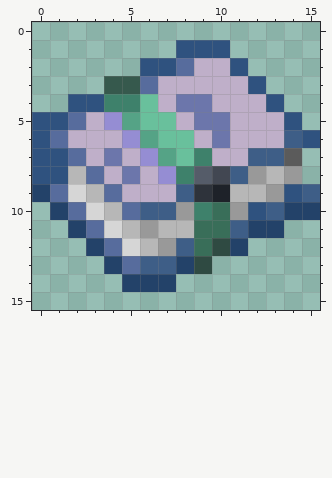
Pixel-art sprite -- client/public/images/effects/wind_burst.png. Above: the version before the commit.
The file is 160x160 pixels, drawn in blocks of 10x10; one block is one cell here.
The same view after the edit:
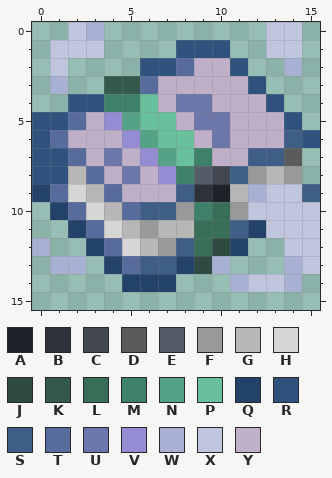
Palette (. is transparent): A #1e2229  B #2e333b  C #424752  D #5b5b5b  E #555c69  F #999999  G #b7b7b7  H #d6d6d6  J #2f4a42  K #36594d  L #396e59  M #3e816b  N #55a386  P #69c09c  Q #234269  R #2f527f  S #3e5e87  T #576c9d  U #6c76ab  V #958dd3  W #a8b1d4  X #c0c5de  Y #bfafc9
Edits made:
y 0: x 2..3 .. -> XW; x 13..14 .. -> XX
y 1: x 1..3 ... -> XXX; x 13..14 .. -> XX
y 2: x 1 . -> X; x 14 . -> W
y 3: x 1 . -> W
y 9: x 12..14 GFR -> WXX
y 10: x 12..15 RSQQ -> XXXX
y 11: x 13..15 Q.. -> XXX
y 12: x 0 . -> W; x 14..15 .. -> XX
y 13: x 1..2 .. -> WW; x 10 . -> W; x 14..15 .. -> WX
y 14: x 11..14 .... -> WXXW
Where, in picture pixels (left, top, right, bottom), the same in both pictures:
added: (50, 22, 104, 94)
added: (266, 22, 302, 76)
changed: (212, 184, 320, 292)
added: (32, 238, 86, 274)
